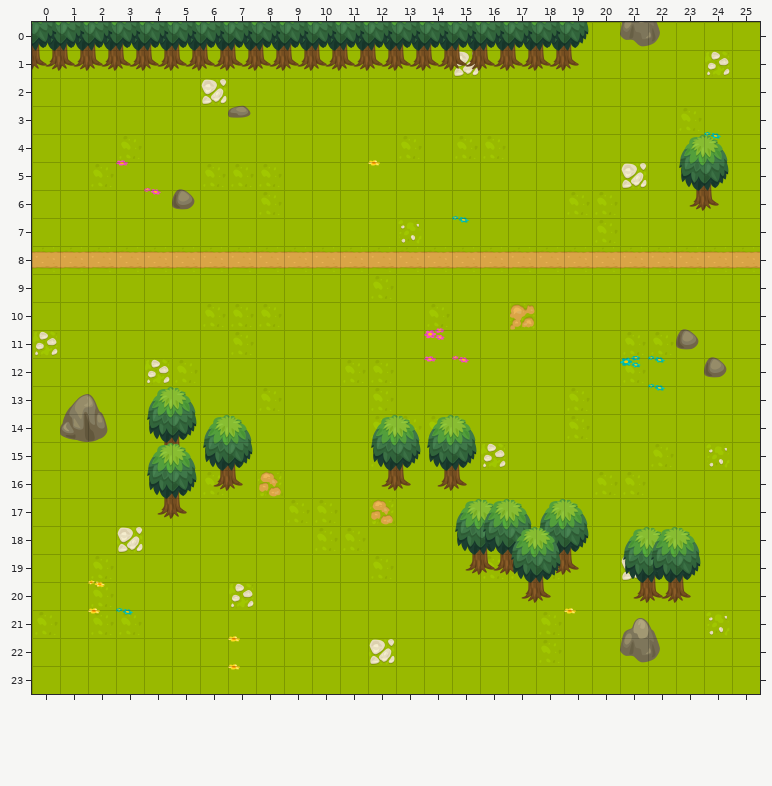
Two versions of a level (Tiled map (JSON), assets/data/map/map008.json). Above is the file before it was changed.
Cells are 256x256 px. Shown: x 0..25, y 0..23.
After:
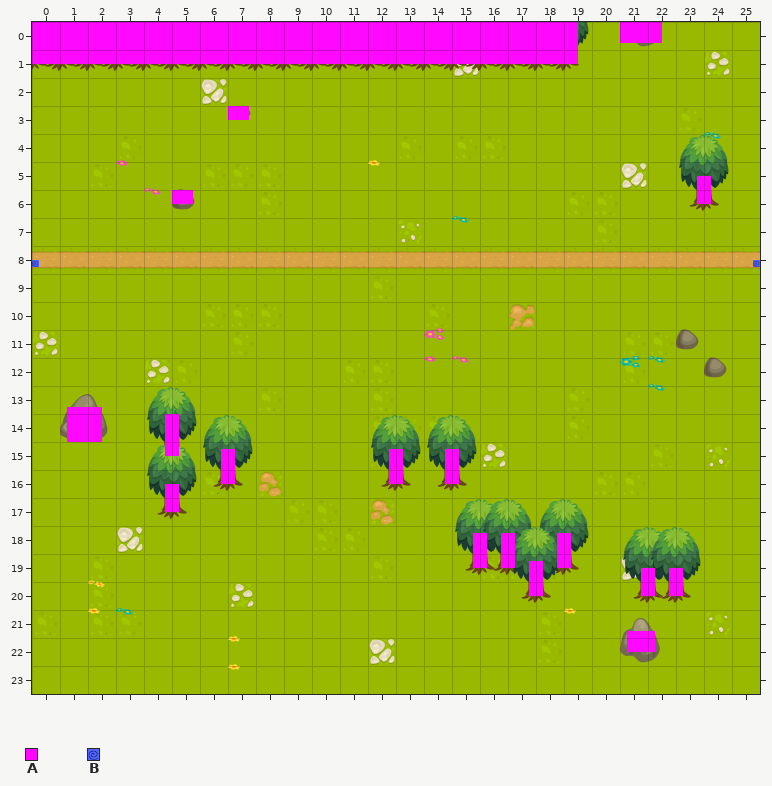
Key: from "info": A 0, B 1.
Objects are placed by their top-left corner, in cells (3,4 is the top-left corner of cell 3,4); size is 1x1 cell unless given.
Difference:
Layer "InfoMap" (added):
added: A "obstacle" at 21,0 size 1.5x0.7
added: A "obstacle" at 0,0 size 19.5x1.5
added: A "obstacle" at 7,3 size 0.8x0.5
added: A "obstacle" at 5,6 size 0.8x0.5
added: A "obstacle" at 23.8,5.5 size 0.5x1
added: B "warp" at 25.8,8.5 size 0.2x0.2
added: B "warp" at 0,8.5 size 0.2x0.2
added: A "obstacle" at 1.2,13.8 size 1.2x1.2
added: A "obstacle" at 4.8,14 size 0.5x1.5
added: A "obstacle" at 6.8,15.3 size 0.5x1.2
added: A "obstacle" at 12.8,15.3 size 0.5x1.2
added: A "obstacle" at 14.8,15.3 size 0.5x1.2
added: A "obstacle" at 4.8,16.5 size 0.5x1
added: A "obstacle" at 15.8,18.3 size 0.5x1.2
added: A "obstacle" at 16.8,18.3 size 0.5x1.2
added: A "obstacle" at 18.8,18.3 size 0.5x1.2
added: A "obstacle" at 17.8,19.3 size 0.5x1.2
added: A "obstacle" at 21.8,19.5 size 0.5x1
added: A "obstacle" at 22.8,19.5 size 0.5x1
added: A "obstacle" at 21.2,21.8 size 1x0.7
